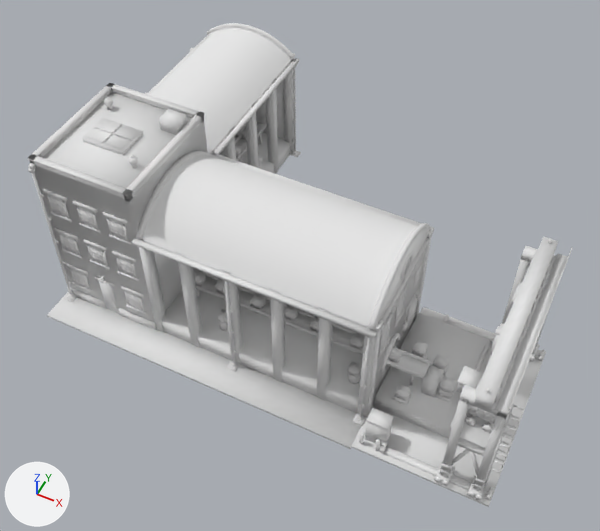
Renders of the glTF model price-of-everything-0.1/assets/supply_chain_3d/assembly_plant_lvl3_contour.glb from each side of a commit.
Camera for both pictures: a camera (50 mm lens) standing at (0.499, -1.132, 1.431) and looking at (-0.019, -0.097, 0.137). Lighting does not change. The marker at lower left points along +X, +Y and +Z. The first picture is the older version. Vertices at exactly the same position are counted once.

Objects in the first picture: 'assembly_plant_contour'.
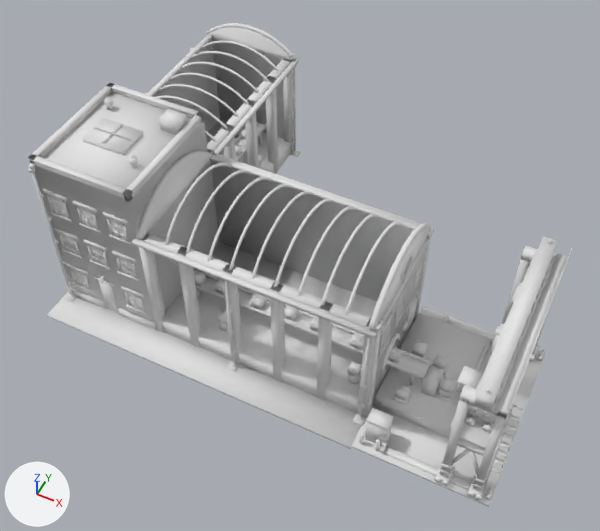
Pixel boxes (x1, y1, x2, y2) of what changed, in the pictures (600 x 531 px):
part 1 of me_assembly_plant_contour, cut back
    before: (50, 29, 418, 351)

What the commit changed:
me_assembly_plant_contour is used by ob_assembly_plant_contour; location (0.0, 0.0, 0.0).
me_assembly_plant_contour had 9959 vertices, 17322 faces and spanned x -0.5..0.5, y -0.368..0.368, z 0.0..0.415.
me_assembly_plant_contour now has 9326 vertices, 16242 faces and spans x -0.5..0.5, y -0.368..0.368, z 0.0..0.415.
me_assembly_plant_contour part 1: 1 vertex moved within x -0.491, y 0.159, z 0.291; 609 vertices removed from x -0.491..0.227, y -0.295..0.348, z 0.051..0.358.
Other edits to the shape of me_assembly_plant_contour do not show in these pictures.
